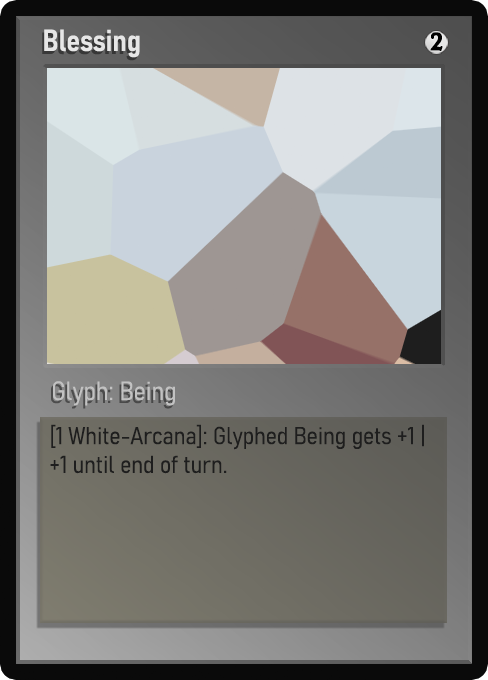
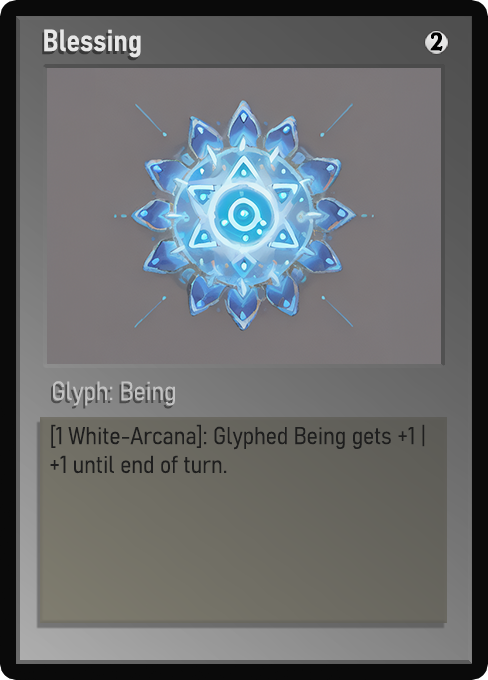
Layers edited between the first and the second 488×680 image:
painted on "Name" over [left=44, top=29, right=141, bottom=58]
painted on "Class" over [left=53, top=381, right=175, bottom=406]
painted on "Desc_norm" over [left=88, top=424, right=425, bottom=474]
painted on "Artwork" over [left=47, top=68, right=441, bottom=364]
